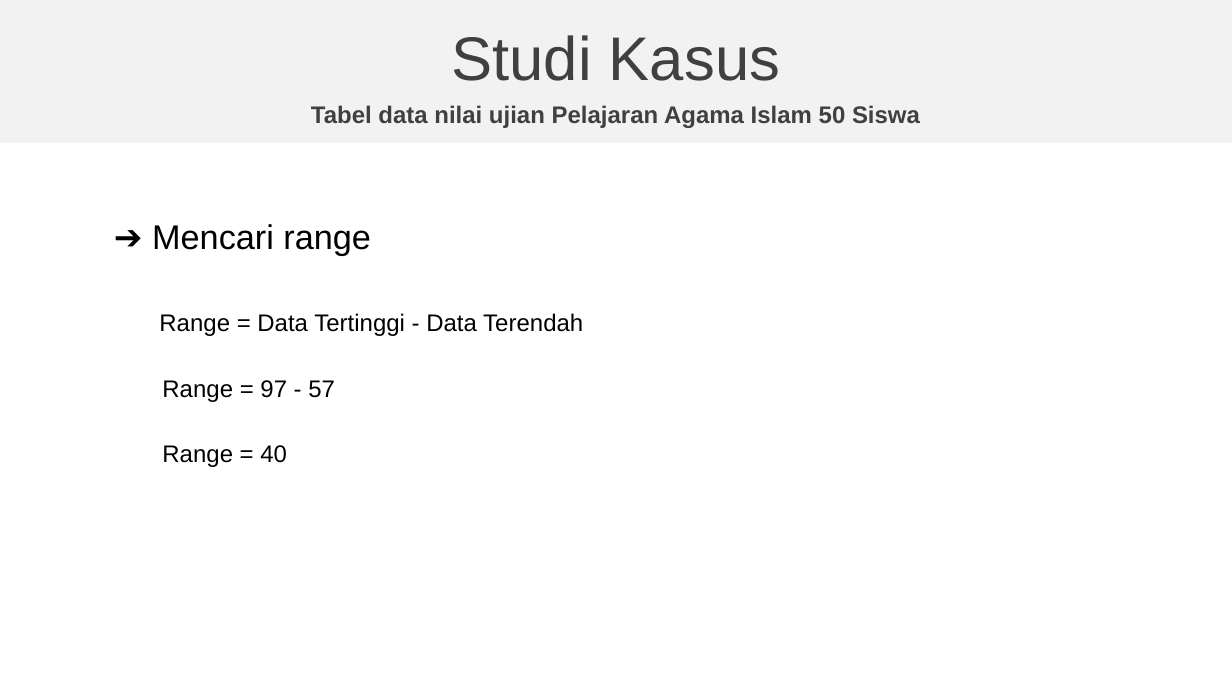
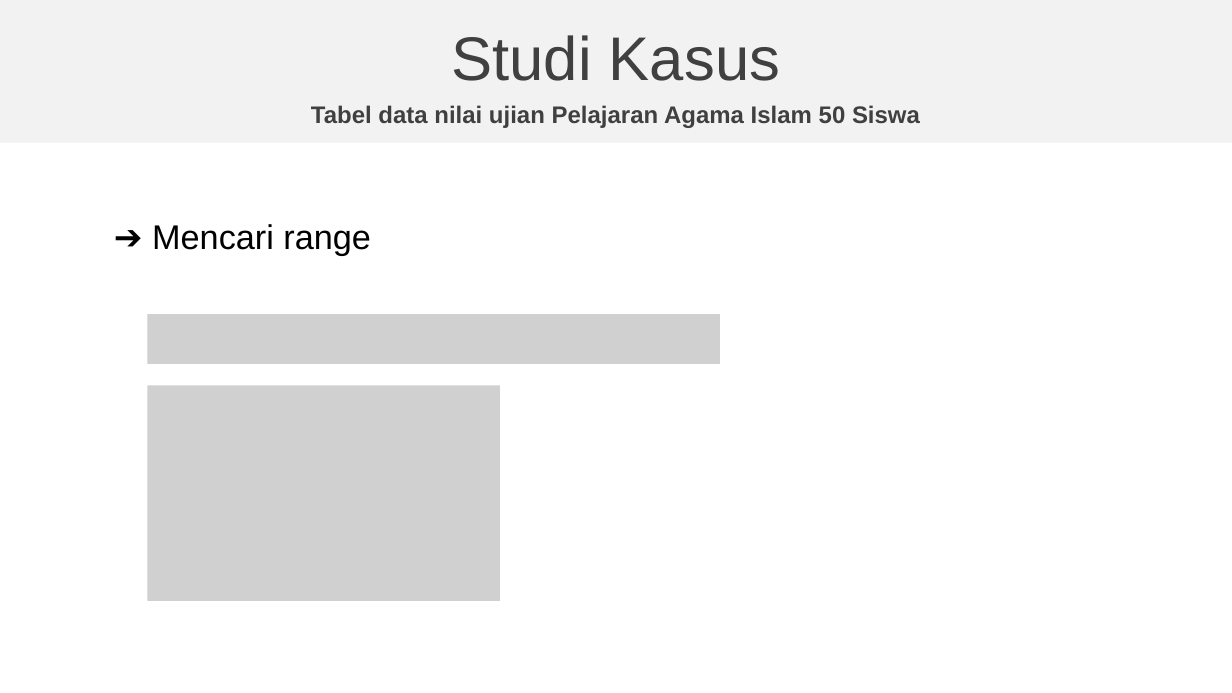
Before and after one commit to natacloud/statistika, a slide deck: slide 15 of Presentasi-Statistika-kelompok-3.pptx. Drawn at 1232x693 pixels with LibreOffice and Linux fonts; fonts in the diff are those of the drawing; grey boxes stand for pictures; background and template pictures are left out. Boxes give left, top, right and bottom in pixels: in the first picture for what was removed or moved away, otherwise in the second. Text is boxed around its words. In the diff, an @@ line names an element or a change of style, - is before the commit and + after.

```diff
--- a/Presentasi-Statistika-kelompok-3.pptx
+++ b/Presentasi-Statistika-kelompok-3.pptx
@@ picture added at <box>148,314,721,363</box> @@
@@ text removed at <box>159,313,583,336</box> @@
-Range = Data Tertinggi - Data Terendah
@@ picture added at <box>148,386,500,601</box> @@
@@ text removed at <box>162,380,335,402</box> @@
-Range = 97 - 57
@@ text removed at <box>162,445,287,467</box> @@
-Range = 40
```
Also in this commit, not shown: 7 other slides changed, 4 other files.
